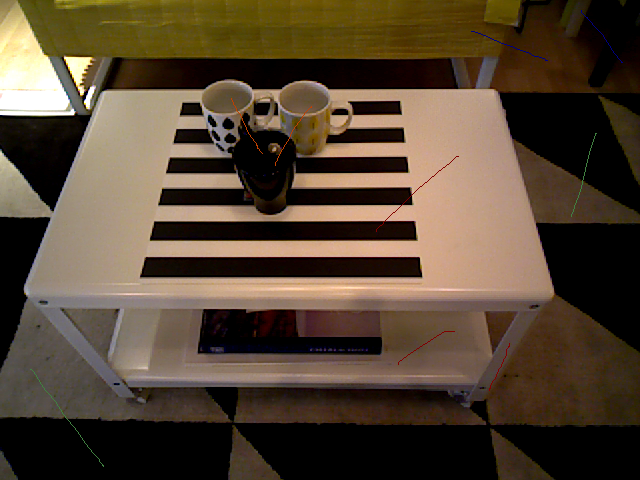
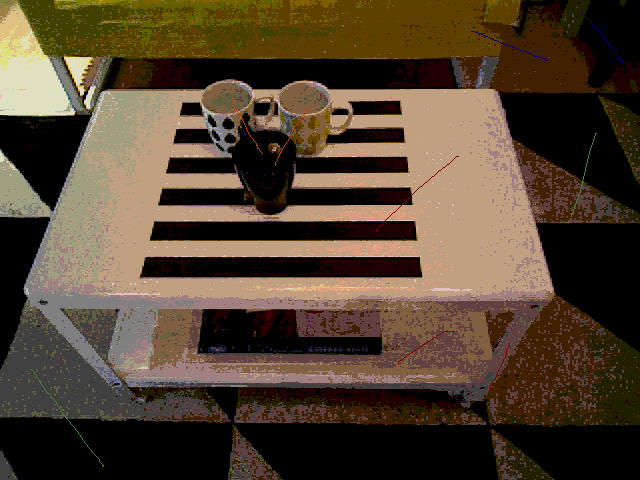
Layers edited between the first and the second 640×480 image:
painted on "09.png" over [0, 0, 640, 480]
